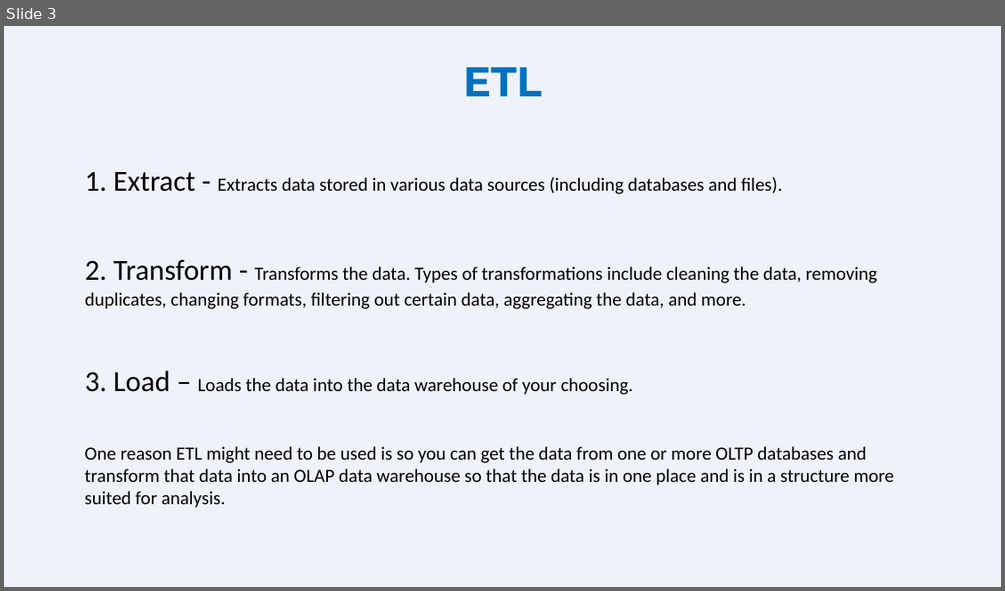
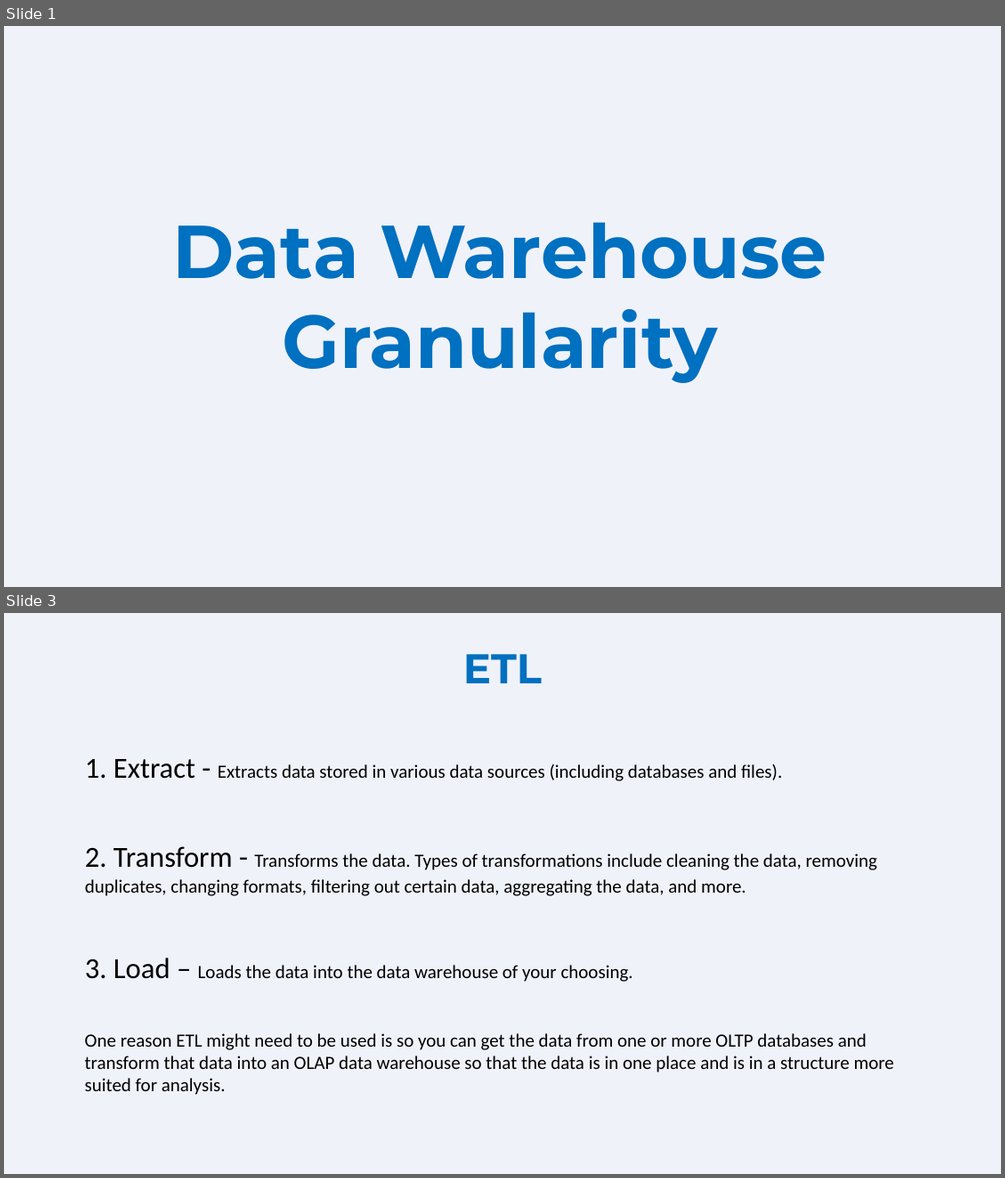
Before and after one commit to astorytraveler/astorytraveler.github.io, a slide deck: wwr/images/ETL Presentation.pptx. Shown one above the other, each under a label of ours: slide 3 before the commit, slides 1 and 3 after it; the slides between them are not shown. The pictures are 1005x591 and 1005x1178 pixels, drawn with LibreOffice and Linux fonts; fonts in the diff are those of the drawing. Boxes give left, top, right and bottom in pixels: in the first picture for what was removed or moved away, otherwise in the second. Text is boxed around its words. In the diff, an @@ line names an element or a change of style, - is before the commit and + after.

```diff
--- a/wwr/images/ETL Presentation.pptx
+++ b/wwr/images/ETL Presentation.pptx
@@ slide 1 added at box(4, 26, 1001, 587), background #F0F2FA @@
@@ text added at box(173, 222, 827, 383), 72 pt, text #0070C0, bold @@
+Data Warehouse Granularity
```
Also in this commit, not shown: 1 slide changed, 1 slide removed, 4 other files.
